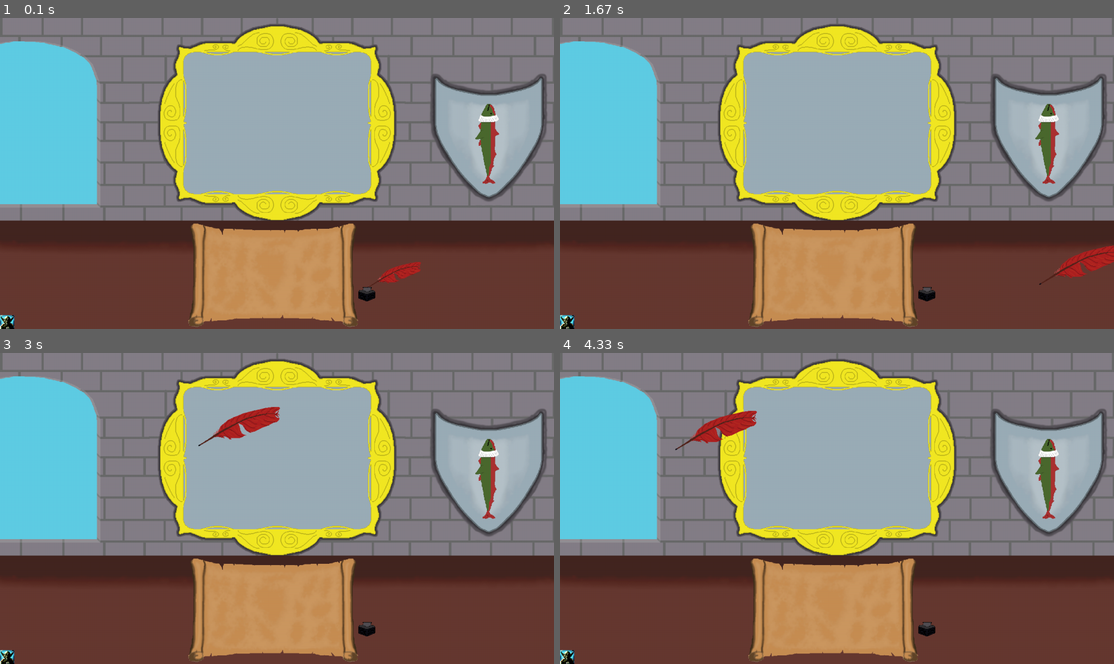
Above: before the commit, frames 1-4 (two rows, left to right).
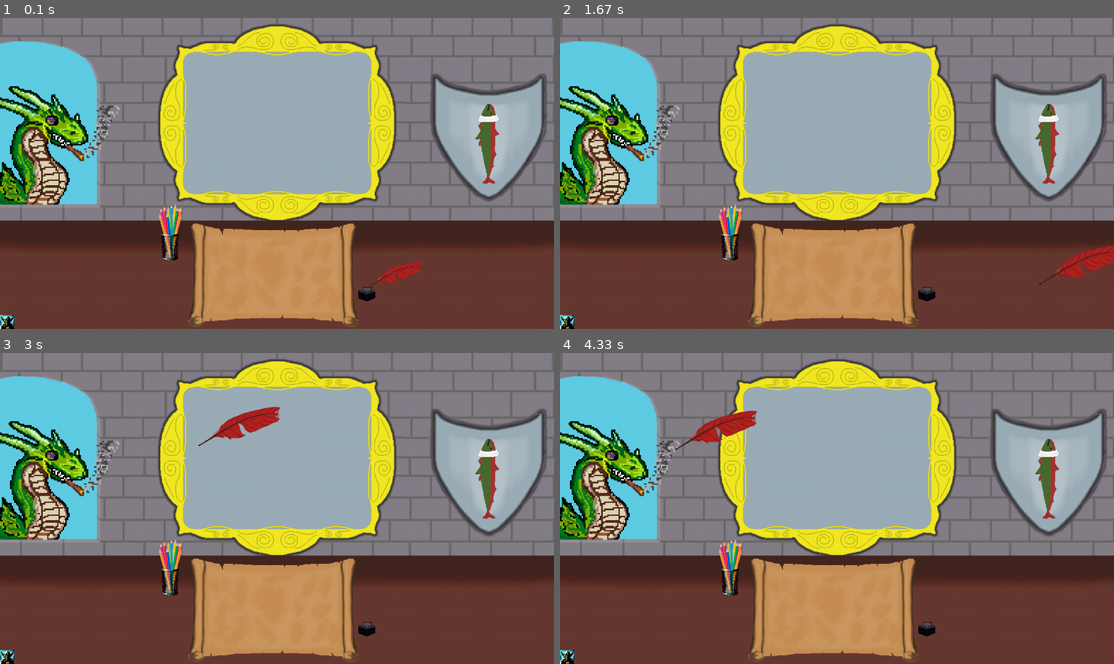
Above: after the commit, the same moments.

Repository: AndrewGillisSoftware/multiplayer-text-game
Game: pygame game, started from evilComputer.py
The game is run twice, just before and just after one commit, with the same random seed, the same clock (stepped at 60 frames per second) and the same inputs.
Inputs (mouse positions are in pixels of both pictures, inside the frame that each line leads up to):
- Up to frame 1 (0.1 s): no input
- Up to frame 2 (1.67 s): click (925, 294) at 0.38 s; click (837, 195) at 0.72 s; click (665, 126) at 1.05 s; click (1041, 282) at 1.38 s
- Up to frame 3 (3 s): click (288, 402) at 1.72 s; click (249, 589) at 2.05 s; click (260, 455) at 2.38 s; click (199, 443) at 2.72 s
- Up to frame 4 (4.33 s): click (981, 480) at 3.05 s; click (1008, 502) at 3.38 s; click (953, 452) at 3.72 s; click (676, 449) at 4.05 s

The runs differ from the first frame. In frame 1, 4.7% of the frame differs, in the area x 0-33%, y 21-79%; in frame 2, 4.7%; in frame 3, 4.7%; in frame 4, 4.7%.

Commit message:
Added dragon and pencil cup

Diff:
--- a/evilComputer.py
+++ b/evilComputer.py
@@ -48,11 +48,15 @@
     "evilComputer": "Main_Screen_Final.png",   # 16:9
     "quill"       : "Quillnoink.png",
     "evilGoblin"  : "evilGoblin.png",
+    "pencilCup"   : "pencilCup.png",
+    "dragon"      : "dragon.png"
 }
 initImagePositions = {
     "evilComputer": (0, 0),
     "quill"       : (1272,805),
     "evilGoblin"  : (0,1050),
+    "pencilCup"   : (550, 650),
+    "dragon"      : (0, 160)
 }
 selectionZoneSetupData = {
     "inkwell" : (1262,950,62,53),
Binary file added: dragon.png
Binary file added: pencilCup.png
